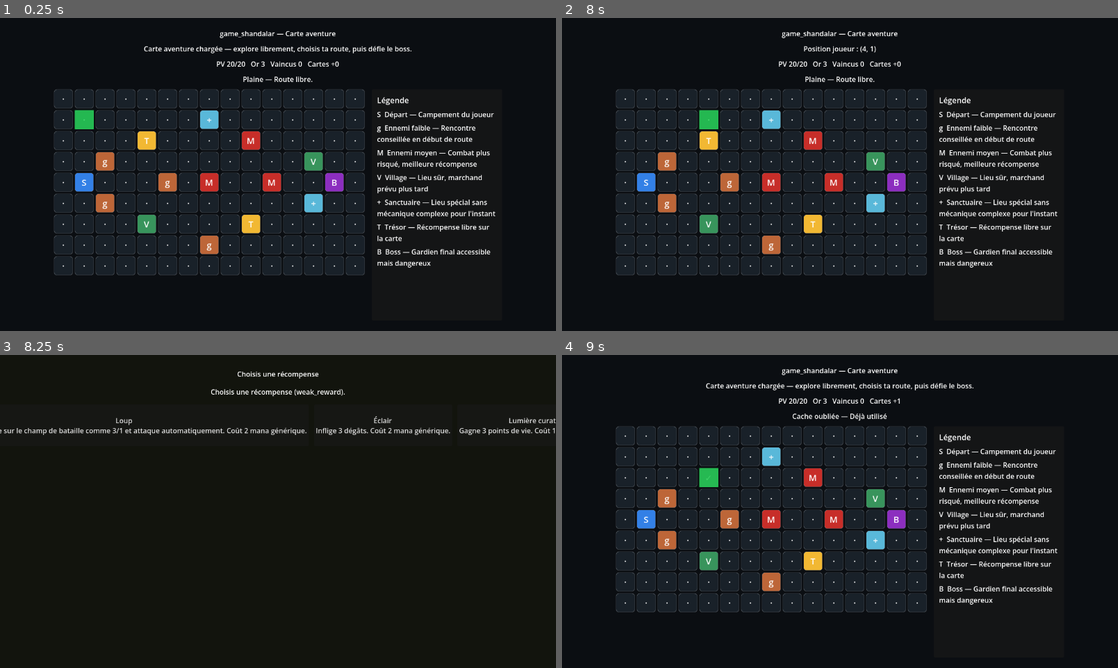
Above: before the commit, frames 1-4 (two rows, left to right).
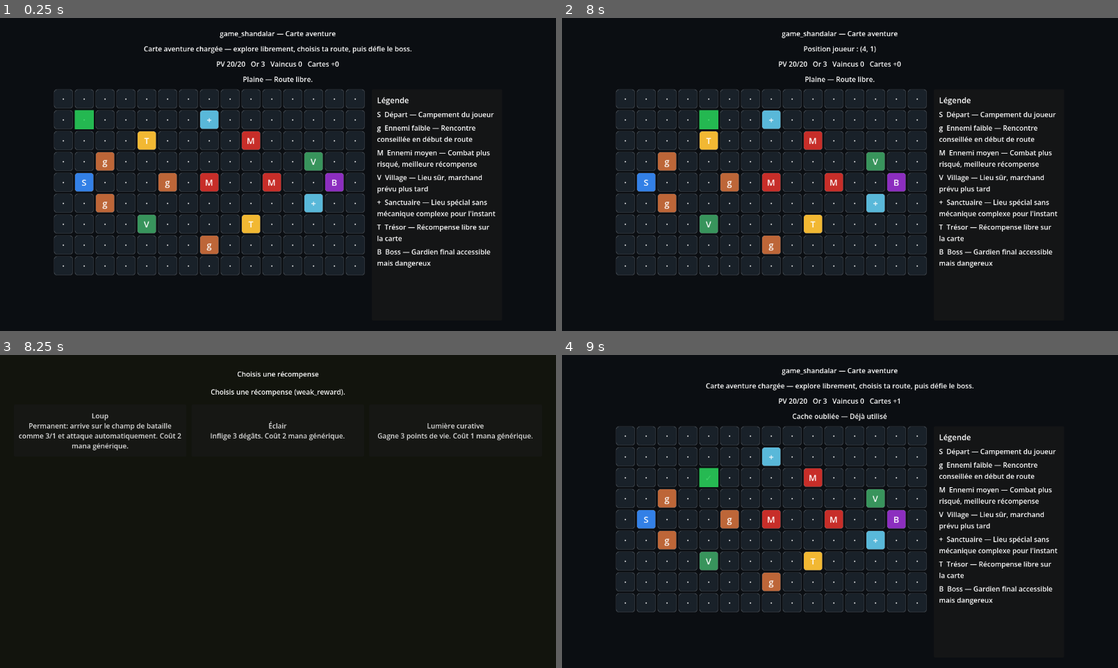
Above: after the commit, the same moments.

Repository: ludowww/game_shandalar
Game: Godot game, scene res://scenes/main/Main.tscn
Two runs of this game, one before a commit and one after it. Both use one fixed random seed, a clock stepped at 60 frames per second and the inputs below.
Inputs:
- Up to frame 1 (0.25 s): no input
- Up to frame 2 (8 s): tap Enter at 0.5, 2, 3.5 s; hold Right (move_right) 0.53-1.28 s; tap Space at 1.25, 2.75, 4.25 s; hold Down (move_down) 1.28-2.03 s; hold Right (move_right) 2.03-2.78 s; hold Up (move_up) 2.78-3.53 s; hold Left (move_left) 3.53-5.03 s; hold Down (move_down) 5.03-5.78 s; hold Right (move_right) 5.78-6.53 s; hold Up (move_up) 6.53-7.28 s; hold Right (move_right) from 7.28 s (still down)
- Up to frame 3 (8.25 s): release Right (move_right) at 8.03 s; hold Down (move_down) from 8.03 s (still down)
- Up to frame 4 (9 s): release Down (move_down) at 8.75 s; click "Loup Permanent: arrive sur le…" at 8.75 s

Frames 1-2 are identical in both runs. In frame 3, 2.2% of the frame differs, in the area x 0-100%, y 18-31%; in frame 4, nothing differs.

Commit message:
fix: improve card text readability

Diff:
--- a/scenes/battle/BattleScene.tscn
+++ b/scenes/battle/BattleScene.tscn
@@ -109,9 +109,16 @@
 text = "Main du joueur — clique une carte"
 horizontal_alignment = 1
 
-[node name="HandContainer" type="HBoxContainer" parent="RootMargin/VBox"]
+[node name="HandScroll" type="ScrollContainer" parent="RootMargin/VBox"]
+layout_mode = 2
+size_flags_horizontal = 3
+horizontal_scroll_mode = 1
+vertical_scroll_mode = 0
+
+[node name="HandContainer" type="HBoxContainer" parent="RootMargin/VBox/HandScroll"]
 unique_name_in_owner = true
 layout_mode = 2
+size_flags_horizontal = 3
 theme_override_constants/separation = 12
 alignment = 1
 
--- a/scenes/merchant/MerchantScene.tscn
+++ b/scenes/merchant/MerchantScene.tscn
@@ -48,8 +48,15 @@
 horizontal_alignment = 1
 autowrap_mode = 3
 
-[node name="MerchantChoices" type="HBoxContainer" parent="RootMargin/VBox"]
+[node name="MerchantChoicesScroll" type="ScrollContainer" parent="RootMargin/VBox"]
+layout_mode = 2
+size_flags_horizontal = 3
+horizontal_scroll_mode = 1
+vertical_scroll_mode = 0
+
+[node name="MerchantChoices" type="HBoxContainer" parent="RootMargin/VBox/MerchantChoicesScroll"]
 unique_name_in_owner = true
 layout_mode = 2
+size_flags_horizontal = 3
 theme_override_constants/separation = 12
 alignment = 1
--- a/scenes/reward/RewardScene.tscn
+++ b/scenes/reward/RewardScene.tscn
@@ -48,8 +48,15 @@
 horizontal_alignment = 1
 autowrap_mode = 3
 
-[node name="RewardChoices" type="HBoxContainer" parent="RootMargin/VBox"]
+[node name="RewardChoicesScroll" type="ScrollContainer" parent="RootMargin/VBox"]
+layout_mode = 2
+size_flags_horizontal = 3
+horizontal_scroll_mode = 1
+vertical_scroll_mode = 0
+
+[node name="RewardChoices" type="HBoxContainer" parent="RootMargin/VBox/RewardChoicesScroll"]
 unique_name_in_owner = true
 layout_mode = 2
+size_flags_horizontal = 3
 theme_override_constants/separation = 12
 alignment = 1
--- a/scripts/battle/BattleController.gd
+++ b/scripts/battle/BattleController.gd
@@ -154,10 +154,20 @@
 		var card: Dictionary = card_database.get(card_id, {})
 		var button := Button.new()
 		var cost := int(card.get("cost", 0))
-		button.text = "%s\nCoût: %d\n%s" % [str(card.get("name", card_id)), cost, str(card.get("text", ""))]
+		var card_text := "%s\nCoût: %d\n%s" % [str(card.get("name", card_id)), cost, str(card.get("text", ""))]
+		configure_card_button(button, card_text, card_text, Vector2(180, 132))
 		button.disabled = battle_finished_state or not player.can_play_card(card)
 		button.pressed.connect(play_player_card.bind(i))
 		hand_container.add_child(button)
+
+func configure_card_button(button: Button, text: String, tooltip: String, minimum_size: Vector2) -> void:
+	button.custom_minimum_size = minimum_size
+	button.size_flags_horizontal = Control.SIZE_EXPAND_FILL
+	button.size_flags_vertical = Control.SIZE_SHRINK_CENTER
+	button.autowrap_mode = TextServer.AUTOWRAP_WORD_SMART
+	button.text_overrun_behavior = TextServer.OVERRUN_TRIM_ELLIPSIS
+	button.tooltip_text = tooltip
+	button.text = text
 
 func refresh_battlefield_ui() -> void:
 	populate_battlefield(player_battlefield_container, player.battlefield)
--- a/scripts/merchant/MerchantController.gd
+++ b/scripts/merchant/MerchantController.gd
@@ -33,13 +33,22 @@
 		var card_id := str(pool[i])
 		var card: Dictionary = card_database.get(card_id, {})
 		var button := Button.new()
-		button.custom_minimum_size = Vector2(180, 108)
-		button.text = "%s\n%s\nAcheter (%d or)" % [str(card.get("name", card_id)), str(card.get("text", "")), GameState.pending_shop_cost]
+		var card_text := "%s\n%s\nAcheter (%d or)" % [str(card.get("name", card_id)), str(card.get("text", "")), GameState.pending_shop_cost]
+		configure_card_button(button, card_text, card_text, Vector2(180, 132))
 		button.disabled = not GameState.can_afford(GameState.pending_shop_cost)
 		button.pressed.connect(buy_card.bind(card_id))
 		merchant_choices.add_child(button)
 
 	add_back_button("Retour carte")
+
+func configure_card_button(button: Button, text: String, tooltip: String, minimum_size: Vector2) -> void:
+	button.custom_minimum_size = minimum_size
+	button.size_flags_horizontal = Control.SIZE_EXPAND_FILL
+	button.size_flags_vertical = Control.SIZE_SHRINK_CENTER
+	button.autowrap_mode = TextServer.AUTOWRAP_WORD_SMART
+	button.text_overrun_behavior = TextServer.OVERRUN_TRIM_ELLIPSIS
+	button.tooltip_text = tooltip
+	button.text = text
 
 func add_back_button(label: String) -> void:
 	var back_button := Button.new()
--- a/scripts/reward/RewardController.gd
+++ b/scripts/reward/RewardController.gd
@@ -36,10 +36,19 @@
 		var card_id := str(pool[i])
 		var card: Dictionary = card_database.get(card_id, {})
 		var button := Button.new()
-		button.custom_minimum_size = Vector2(180, 96)
-		button.text = "%s\n%s" % [str(card.get("name", card_id)), str(card.get("text", ""))]
+		var card_text := "%s\n%s" % [str(card.get("name", card_id)), str(card.get("text", ""))]
+		configure_card_button(button, card_text, card_text, Vector2(180, 120))
 		button.pressed.connect(choose_reward.bind(card_id))
 		reward_choices.add_child(button)
+
+func configure_card_button(button: Button, text: String, tooltip: String, minimum_size: Vector2) -> void:
+	button.custom_minimum_size = minimum_size
+	button.size_flags_horizontal = Control.SIZE_EXPAND_FILL
+	button.size_flags_vertical = Control.SIZE_SHRINK_CENTER
+	button.autowrap_mode = TextServer.AUTOWRAP_WORD_SMART
+	button.text_overrun_behavior = TextServer.OVERRUN_TRIM_ELLIPSIS
+	button.tooltip_text = tooltip
+	button.text = text
 
 func build_card_database(cards_data: Array) -> Dictionary:
 	var result := {}
Not shown, added: tests/test_card_text_readability_static.py
